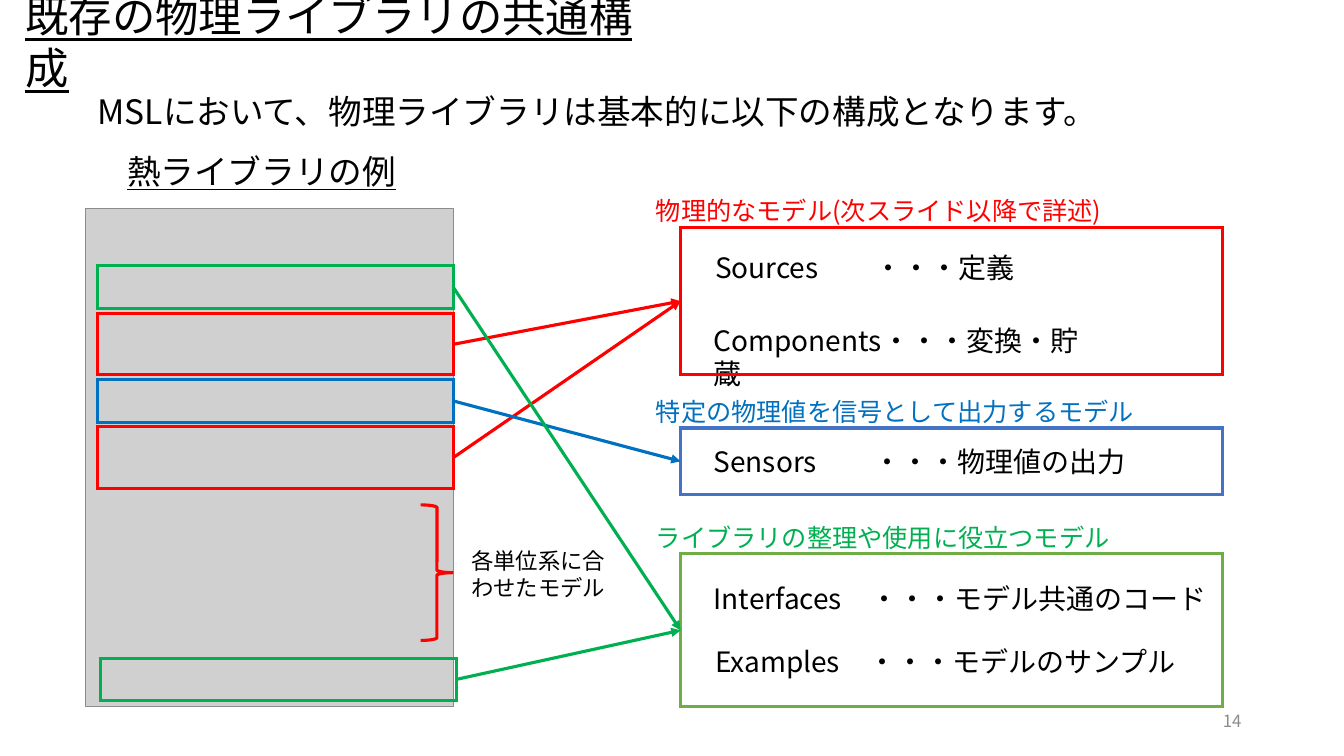
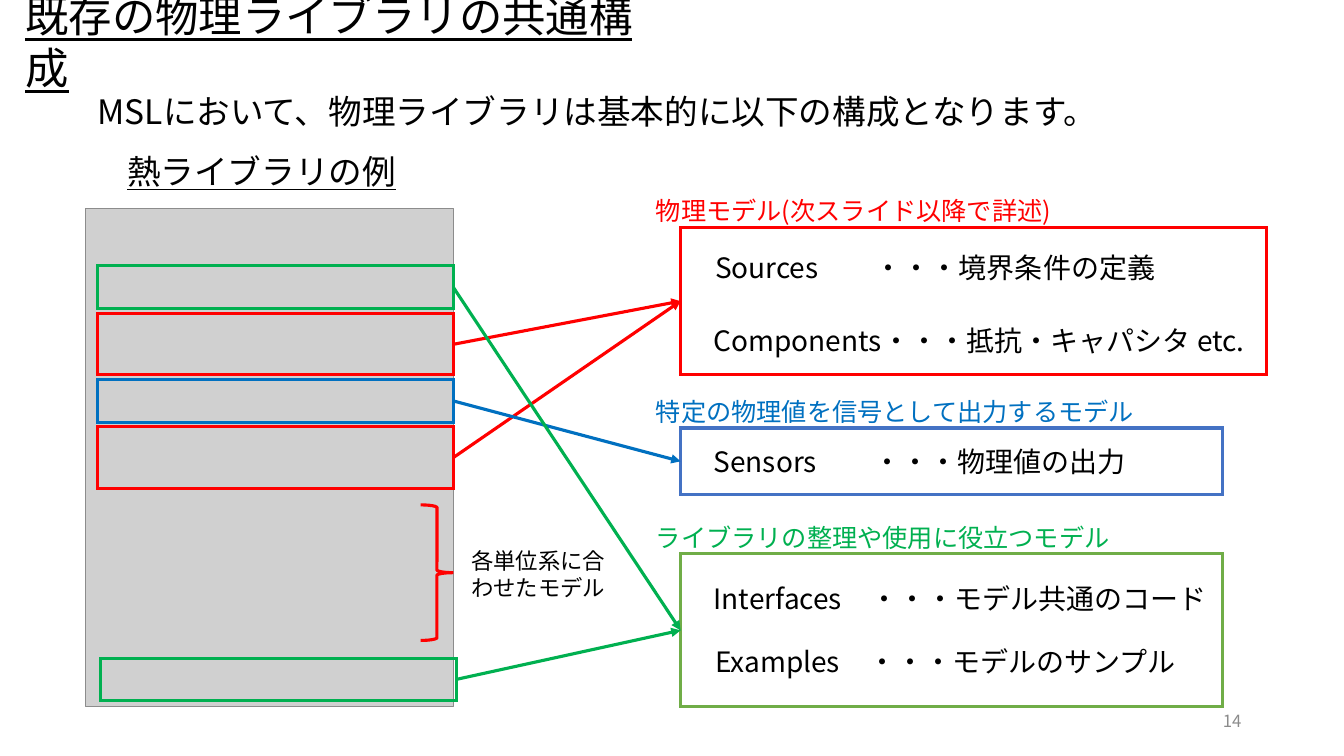
Before and after one commit to UedaShigenori/OpenModelica_Tutorials_Ja, a slide deck: slide 14 of Dev/7_PhysicsDomainModel/OpenModelica_Tutorials_7_PlantModel.pptx. Drawn at 1344x756 pixels with LibreOffice and Linux fonts; fonts in the diff are those of the drawing; grey boxes stand for pictures. Boxes give left, top, right and bottom in pixels: in the first picture for what was removed or moved away, otherwise in the second. Text is boxed around its words. In the diff, an @@ line names an element or a change of style, - is before the commit and + after.

Commit message:
プラントモデル修正

```diff
--- a/Dev/7_PhysicsDomainModel/OpenModelica_Tutorials_7_PlantModel.pptx
+++ b/Dev/7_PhysicsDomainModel/OpenModelica_Tutorials_7_PlantModel.pptx
@@ text at [656, 198, 1051, 225]: text changed @@
-物理的なモデル(次スライド以降で詳述)
+物理モデル(次スライド以降で詳述)
@@ rectangle: place and size @@
-rectangle at [681, 228, 1223, 375]
+rectangle at [681, 228, 1266, 375]
@@ text at [715, 254, 1155, 281]: text changed @@
-Sources ・・・定義
+Sources ・・・境界条件の定義
@@ text at [714, 327, 1244, 358]: text changed @@
-Components・・・変換・貯蔵
+Components・・・抵抗・キャパシタ etc.
```
Also in this commit, not shown: 11 other slides changed, 2 slides added.
